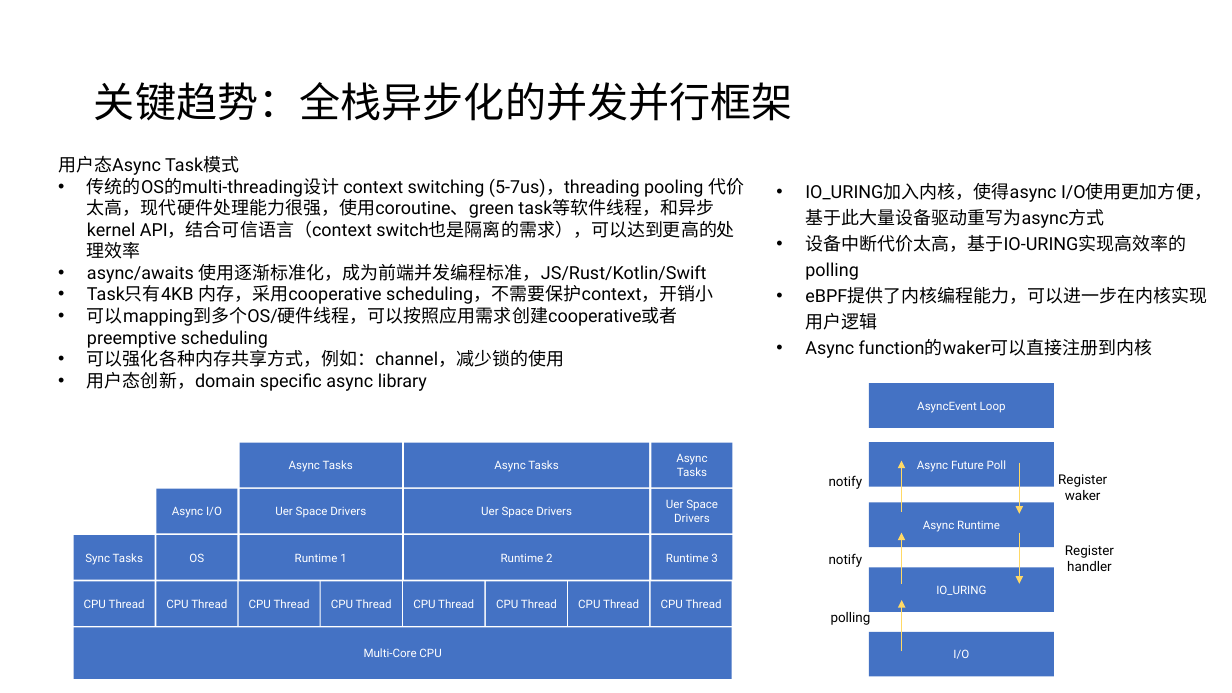
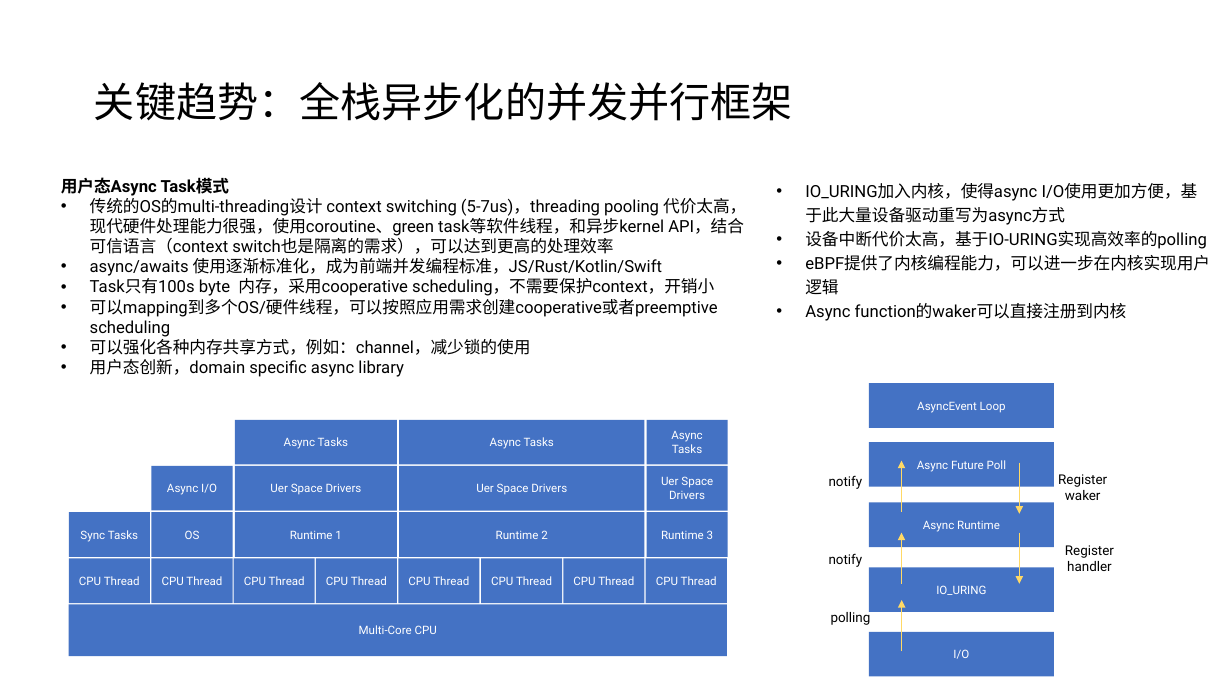
Before and after one commit to sbagga/mistyminds, a slide deck: slide 12 of _posts/Mobile Rust 0627.pptx. Drawn at 1232x693 pixels with LibreOffice and Linux fonts; fonts in the diff are those of the drawing. Boxes give left, top, right and bottom in pixels: in the first picture for what was removed or moved away, otherwise in the second. Text is boxed around its words. In the diff, an @@ line names an element or a change of style, - is before the commit and + after.

```diff
--- a/_posts/Mobile Rust 0627.pptx
+++ b/_posts/Mobile Rust 0627.pptx
@@ text "用户态Async Task模式": place and size @@
-text "用户态Async Task模式" at bbox=[58, 156, 744, 391]
+text "用户态Async Task模式" at bbox=[61, 177, 746, 377]
@@ text at bbox=[61, 177, 746, 377]: size 14 to 13 pt in "用户态Async Task模式", "传统的OS的multi-threading设计 context switching (5-7us)，threading  ...", "async/awaits 使用逐渐标准化，成为前端并发编程标准，JS/Rust/Kotlin/Swift", "可以mapping到多个OS/硬件线程，可以按照应用需求创建cooperative或者preemptive schedu ..." and 2 more places; bold on in "用户态Async Task模式" @@
@@ text "IO_URING加入内核，使得async I/O使用更加方便，基于此大量设备驱动重写为async方式" at bbox=[805, 183, 1210, 321]: size 14 to 13 pt @@
@@ text at bbox=[90, 278, 714, 296]: text changed; size 14 to 13 pt @@
-• Task只有4KB 内存，采用cooperative scheduling，不需要保护context，开销小
+• Task只有100s byte 内存，采用cooperative scheduling，不需要保护context，开销小
@@ 15 texts, 6 rectangles: place and size @@
-15 texts, 6 rectangles at bbox=[74, 443, 733, 679]
+15 texts, 6 rectangles at bbox=[68, 420, 728, 656]
```
Also in this commit, not shown: 8 other slides changed, 3 slides added.
